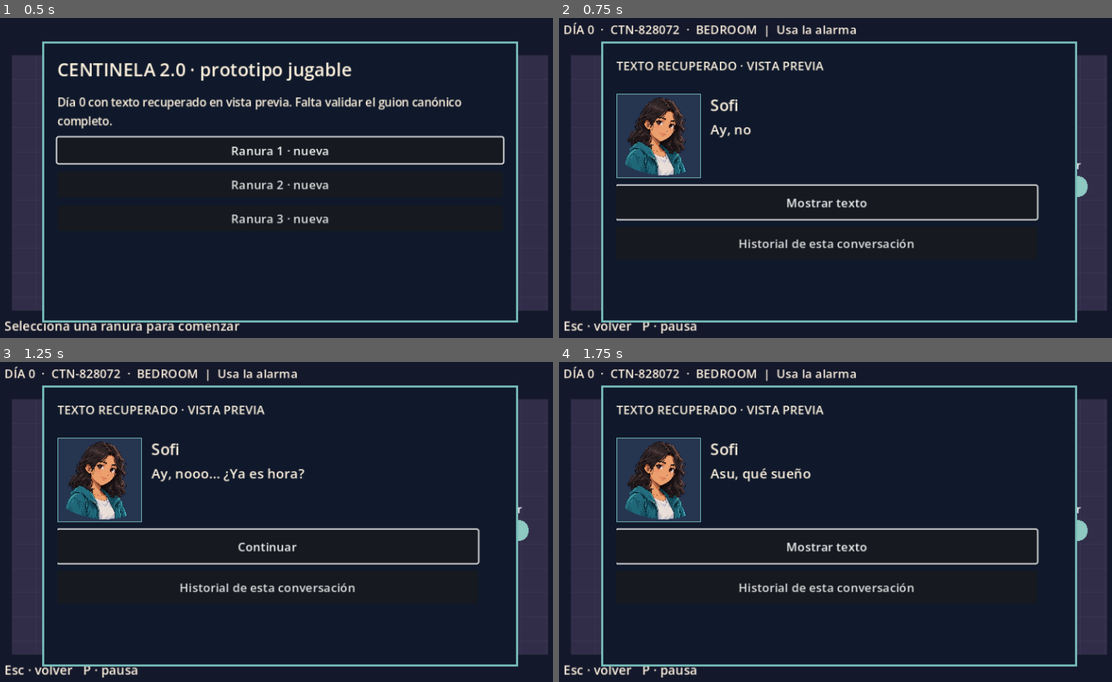
Above: before the commit, frames 1-4 (two rows, left to right).
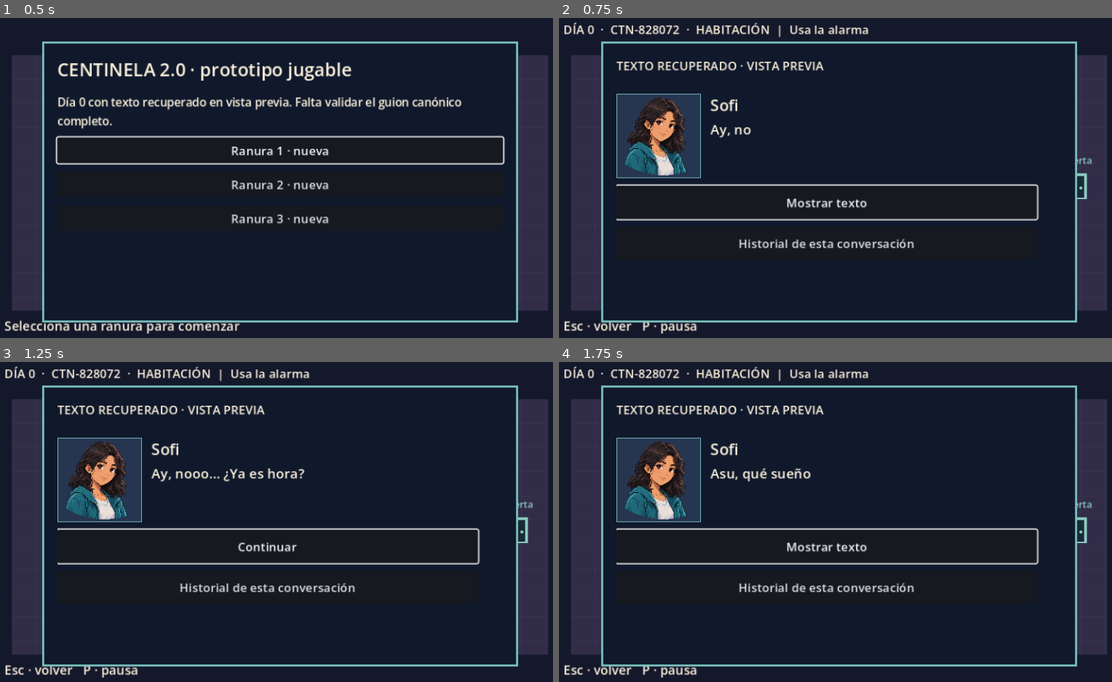
Above: after the commit, the same moments.

Repository: SmashALV/Centinela
Game: Godot game, scene res://scenes/Main.tscn
Two runs of this game, one before a commit and one after it. Both use one fixed random seed, a clock stepped at 60 frames per second and the inputs below.
Inputs:
- Up to frame 1 (0.5 s): no input
- Up to frame 2 (0.75 s): click "Ranura 1 · nueva" at 0.5 s
- Up to frame 3 (1.25 s): no input
- Up to frame 4 (1.75 s): click "Continuar" at 1.25 s

Frame 1 is identical in both runs. In frame 2, 0.8% of the frame differs, in the area x 25-97%, y 1-57%; in frame 3, 0.8%; in frame 4, 0.8%.

Commit message:
Guide Day 0 exploration with distinct objects

Diff:
--- a/project.godot
+++ b/project.godot
@@ -11,7 +11,7 @@
 [application]
 
 config/name="Centinela 2.0"
-config/version="0.12.0-preview"
+config/version="0.13.0-preview"
 run/main_scene="res://scenes/Main.tscn"
 config/features=PackedStringArray("4.7", "GL Compatibility")
 config/icon="res://icon.svg"
--- a/scripts/Main.gd
+++ b/scripts/Main.gd
@@ -93,7 +93,7 @@
 		if toast_time <= 0:
 			toast.text = ""
 	if modal_kind == "":
-		var target_label: String = "Grupo" if world.nearby == "friends" else world.nearby
+		var target_label: String = world.target_label(world.nearby)
 		prompt.text = "F · interactuar: " + target_label if not world.nearby.is_empty() else "WASD · mover   F · interactuar   E · celular   Tab · objetivo   P · pausa"
 	else:
 		if modal_kind == "menu":
@@ -368,7 +368,8 @@
 	if GameState.phase == "preview":
 		hud.text = "VISTA PREVIA · %s · %s" % [GameState.code, GameState.preview_scene]
 		return
-	hud.text = "DÍA 0  ·  %s  ·  %s  |  %s" % [GameState.code, GameState.phase.to_upper(), _objective_text()]
+	var place: String = {"bedroom": "HABITACIÓN", "courtyard": "PATIO", "computer": "COMPUTADORA", "result": "RESULTADO"}.get(GameState.phase, GameState.phase.to_upper())
+	hud.text = "DÍA 0  ·  %s  ·  %s  |  %s" % [GameState.code, place, _objective_text()]
 
 func _objective_text() -> String:
 	match GameState.phase:
@@ -388,14 +389,14 @@
 	match GameState.phase:
 		"bedroom":
 			if ["alarm", "backpack"].has(target):
-				_commit_flag(target, "Interacción registrada: " + target)
+				_commit_flag(target, "Interacción registrada: " + world.target_label(target))
 			elif target == "door":
 				if not GameState.flags.get("alarm", false) or not GameState.flags.get("backpack", false):
 					_toast("Completa la alarma y la mochila primero")
 				else:
 					_transition("courtyard", Vector2(140, 300))
 			else:
-				_toast("Objeto opcional: " + target)
+				_toast("Objeto opcional: " + world.target_label(target))
 		"courtyard":
 			if target == "friends":
 				_show_dialogue("courtyard")
@@ -526,7 +527,7 @@
 	var previous: int = GameState.hint_level
 	GameState.hint_level = mini(previous + 1, 2)
 	if await SaveManager.save_slot_async():
-		_toast("Busca el objeto señalado" if GameState.hint_level == 1 else "Acércate al círculo y pulsa F")
+		_toast("Busca el objeto señalado" if GameState.hint_level == 1 else "Acércate al objeto marcado y pulsa F")
 	else:
 		GameState.hint_level = previous
 		_toast("No se pudo guardar la pista; reintenta")
--- a/scripts/World.gd
+++ b/scripts/World.gd
@@ -5,6 +5,11 @@
 
 const SPEED := 152.0
 const ROOM := Rect2(30, 56, 708, 338)
+const TARGET_LABELS := {
+	"alarm": "Alarma", "backpack": "Mochila", "desk": "Escritorio",
+	"photo": "Foto", "door": "Puerta", "friends": "Grupo",
+	"exit": "Salida", "pc": "Computadora"
+}
 const FRIENDS := [
 	{"name": "Mateo", "offset": Vector2(-60, 28), "jacket": "2f568c", "skin": "dc9f71", "style": "curly"},
 	{"name": "Bruno", "offset": Vector2(-20, 28), "jacket": "87334d", "skin": "c98b61", "style": "glasses"},
@@ -52,8 +57,27 @@
 	if enabled and not nearby.is_empty():
 		interacted.emit(nearby)
 
+func target_label(key: String) -> String:
+	return str(TARGET_LABELS.get(key, key))
+
+func objective_target() -> String:
+	match scene_key:
+		"bedroom":
+			if not GameState.flags.get("alarm", false): return "alarm"
+			if not GameState.flags.get("backpack", false): return "backpack"
+			return "door"
+		"courtyard":
+			return "exit" if GameState.flags.get("friends", false) else "friends"
+		"computer":
+			return "pc"
+	return ""
+
 func _draw() -> void:
-	var floor_color := Color("312d49") if scene_key == "bedroom" else Color("21453f")
+	var floor_color := Color("21453f")
+	if scene_key == "bedroom":
+		floor_color = Color("312d49")
+	elif scene_key == "computer":
+		floor_color = Color("253148")
 	draw_rect(Rect2(Vector2.ZERO, Vector2(768, 448)), Color("14182b"))
 	draw_rect(ROOM, floor_color)
 	for x in range(30, 738, 32):
@@ -69,6 +93,9 @@
 			draw_circle(p, 33, Color("386b55"))
 	else:
 		draw_rect(Rect2(311, 103, 142, 73), Color("425d77"))
+		draw_rect(Rect2(552, 96, 98, 77), Color("8ec9c2"))
+		draw_rect(Rect2(557, 101, 88, 67), Color("111b36"))
+		draw_line(Vector2(601, 101), Vector2(601, 168), Color("8ec9c2"), 3.0)
 	for key in objects:
 		var pos: Vector2 = objects[key]
 		var active: bool = key == nearby
@@ -76,14 +103,65 @@
 			var color := Color("f5d479") if active else Color("8ec9c2")
 			draw_rect(Rect2(pos + Vector2(-83, -12), Vector2(166, 67)), color, false, 2.0 if active else 1.0)
 			draw_string(ThemeDB.fallback_font, pos + Vector2(-31, -23), "F · Grupo", HORIZONTAL_ALIGNMENT_LEFT, -1, 13, color)
+			if key == objective_target():
+				_draw_objective_marker(pos + Vector2(0, -50))
 			continue
-		draw_circle(pos, 18 if active else 14, Color("f5d479") if active else Color("8ec9c2"))
-		draw_string(ThemeDB.fallback_font, pos + Vector2(-25, -23), key, HORIZONTAL_ALIGNMENT_LEFT, -1, 13, Color.WHITE)
+		_draw_object(key, pos, active)
 	if scene_key == "courtyard":
 		for friend in FRIENDS:
 			_draw_character(Vector2(objects.friends) + friend.offset, str(friend.name),
 				Color(friend.jacket), Color(friend.skin), str(friend.style))
 	_draw_character(player_pos, "Sofi", Color("258999"), Color("e2a477"), "long_hair")
+
+func _draw_objective_marker(pos: Vector2) -> void:
+	var marker := Color("f5d479")
+	draw_colored_polygon(PackedVector2Array([
+		pos + Vector2(-5, 0), pos + Vector2(5, 0), pos + Vector2(0, 6)
+	]), marker)
+
+func _draw_object(key: String, pos: Vector2, active: bool) -> void:
+	var color := Color("f5d479") if active else Color("8ec9c2")
+	var dark := Color("182a38")
+	if key == objective_target():
+		draw_arc(pos, 27, 0, TAU, 24, Color("f5d479"), 2.0)
+		_draw_objective_marker(pos + Vector2(0, 32))
+	match key:
+		"alarm":
+			draw_rect(Rect2(pos + Vector2(-14, -10), Vector2(28, 21)), color)
+			draw_rect(Rect2(pos + Vector2(-10, -6), Vector2(20, 13)), dark)
+			draw_circle(pos + Vector2(-11, -13), 4, color)
+			draw_circle(pos + Vector2(11, -13), 4, color)
+			draw_string(ThemeDB.fallback_font, pos + Vector2(-8, 4), "7:00", HORIZONTAL_ALIGNMENT_LEFT, -1, 8, Color.WHITE)
+		"backpack":
+			draw_arc(pos + Vector2(0, -8), 8, PI, TAU, 12, color, 3.0)
+			draw_rect(Rect2(pos + Vector2(-13, -10), Vector2(26, 25)), color)
+			draw_rect(Rect2(pos + Vector2(-9, 4), Vector2(18, 8)), dark)
+		"desk":
+			draw_rect(Rect2(pos + Vector2(-18, -5), Vector2(36, 7)), color)
+			draw_rect(Rect2(pos + Vector2(-15, 2), Vector2(4, 15)), color)
+			draw_rect(Rect2(pos + Vector2(11, 2), Vector2(4, 15)), color)
+			draw_rect(Rect2(pos + Vector2(-9, -14), Vector2(17, 9)), dark)
+		"photo":
+			draw_rect(Rect2(pos + Vector2(-14, -13), Vector2(28, 26)), color)
+			draw_rect(Rect2(pos + Vector2(-10, -9), Vector2(20, 18)), dark)
+			draw_circle(pos + Vector2(5, -4), 3, color)
+			draw_line(pos + Vector2(-9, 8), pos + Vector2(-2, 0), color, 2.0)
+			draw_line(pos + Vector2(-2, 0), pos + Vector2(9, 8), color, 2.0)
+		"door", "exit":
+			draw_rect(Rect2(pos + Vector2(-13, -18), Vector2(26, 35)), color)
+			draw_rect(Rect2(pos + Vector2(-9, -14), Vector2(18, 29)), dark)
+			draw_circle(pos + Vector2(5, 2), 2, color)
+		"pc":
+			draw_rect(Rect2(pos + Vector2(-18, -16), Vector2(36, 25)), color)
+			draw_rect(Rect2(pos + Vector2(-14, -12), Vector2(28, 17)), dark)
+			draw_rect(Rect2(pos + Vector2(-2, 9), Vector2(4, 7)), color)
+			draw_line(pos + Vector2(-12, 17), pos + Vector2(12, 17), color, 3.0)
+	if key in ["alarm", "backpack"] and GameState.flags.get(key, false):
+		draw_circle(pos + Vector2(19, -14), 7, Color("54b67c"))
+		draw_line(pos + Vector2(16, -14), pos + Vector2(19, -11), Color.WHITE, 2.0)
+		draw_line(pos + Vector2(19, -11), pos + Vector2(23, -17), Color.WHITE, 2.0)
+	draw_string(ThemeDB.fallback_font, pos + Vector2(-41, -30), target_label(key),
+		HORIZONTAL_ALIGNMENT_CENTER, 82, 12, color)
 
 func _draw_character(pos: Vector2, actor_name: String, jacket: Color, skin: Color, style: String) -> void:
 	var hair := Color("302b38")
--- a/tests/run.gd
+++ b/tests/run.gd
@@ -51,6 +51,22 @@
 	courtyard_world.configure("courtyard", Vector2(314, 203))
 	courtyard_world._physics_process(0.0)
 	_check(courtyard_world.nearby == "friends", "grupo interactuable junto a Mateo")
+	_check(courtyard_world.target_label("friends") == "Grupo" and courtyard_world.target_label("exit") == "Salida", "interacciones de exploración etiquetadas en español")
+	var saved_flags := GameState.flags.duplicate(true)
+	GameState.flags = {}
+	courtyard_world.configure("bedroom", Vector2(384, 280))
+	_check(courtyard_world.objective_target() == "alarm", "alarma marcada como primer objetivo")
+	GameState.flags.alarm = true
+	_check(courtyard_world.objective_target() == "backpack", "mochila marcada tras usar alarma")
+	GameState.flags.backpack = true
+	_check(courtyard_world.objective_target() == "door", "puerta marcada tras completar habitación")
+	courtyard_world.configure("courtyard", Vector2(314, 203))
+	_check(courtyard_world.objective_target() == "friends", "grupo marcado al llegar al patio")
+	GameState.flags.friends = true
+	_check(courtyard_world.objective_target() == "exit", "salida marcada tras hablar con grupo")
+	courtyard_world.configure("computer", Vector2(384, 320))
+	_check(courtyard_world.objective_target() == "pc", "computadora marcada como objetivo nocturno")
+	GameState.flags = saved_flags
 	courtyard_world.free()
 	var bad_destination := content.duplicate(true)
 	bad_destination.nodes[0].next = 99
Not shown, changed: docs/ASSETS.md
